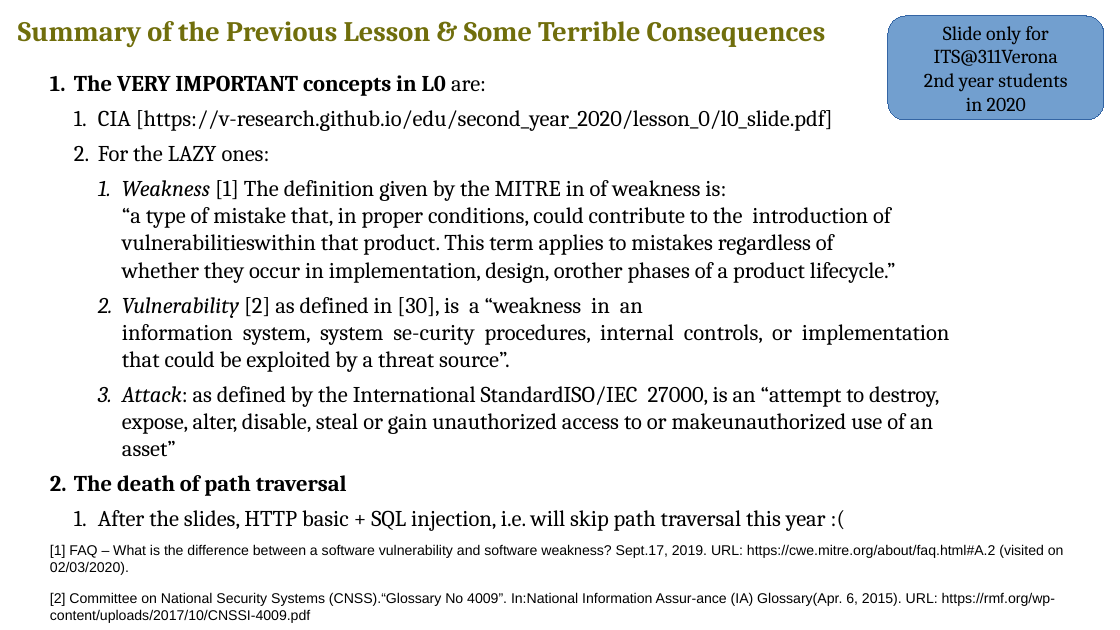
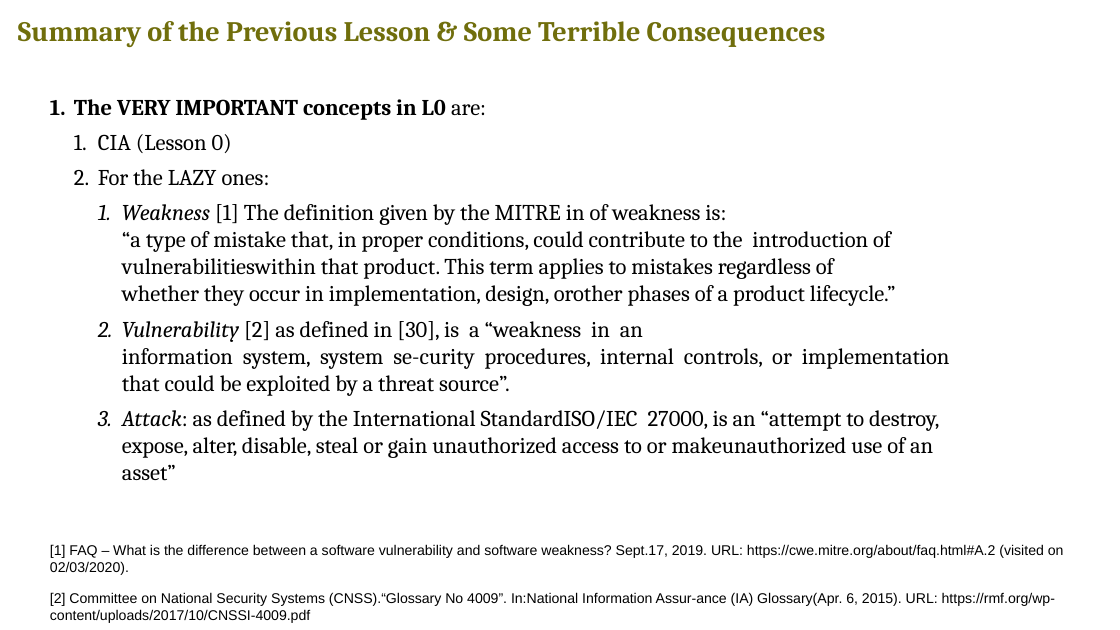
Before and after one commit to v-research/edu, a slide deck: slide 3 of first_year_2021/lesson_1/l1_slide.odp. Drawn at 1120x630 pixels with LibreOffice and Linux fonts; fonts in the diff are those of the drawing. Boxes give left, top, right and bottom in pixels: in the first picture for what was removed or moved away, otherwise in the second. Text is boxed around its words. In the diff, an @@ line names an element or a change of style, - is before the commit and + after.

```diff
--- a/first_year_2021/lesson_1/l1_slide.odp
+++ b/first_year_2021/lesson_1/l1_slide.odp
@@ rounded rectangle removed at (888,16,1105,120) @@
-Slide only for ITS@311Verona
-2nd year students
-in 2020
@@ text "The VERY IMPORTANT concepts in ...": place and size @@
-text "The VERY IMPORTANT concepts in ..." at (74,75,950,531)
+text "The VERY IMPORTANT concepts in ..." at (74,99,950,481)
@@ text at (98,134,232,153): text changed @@
-  1. CIA [https://v-research.github.io/edu/second_year_2020/lesson_0/l0_slide.pdf]
+  1. CIA (Lesson 0)
@@ text at (74,475,826,531): paragraphs removed @@
-2. The death of path traversal
-  1. After the slides, HTTP basic + SQL injection, i.e. will skip path traversal this year :(
```
Also in this commit, not shown: 3 other slides changed, 1 other file.
